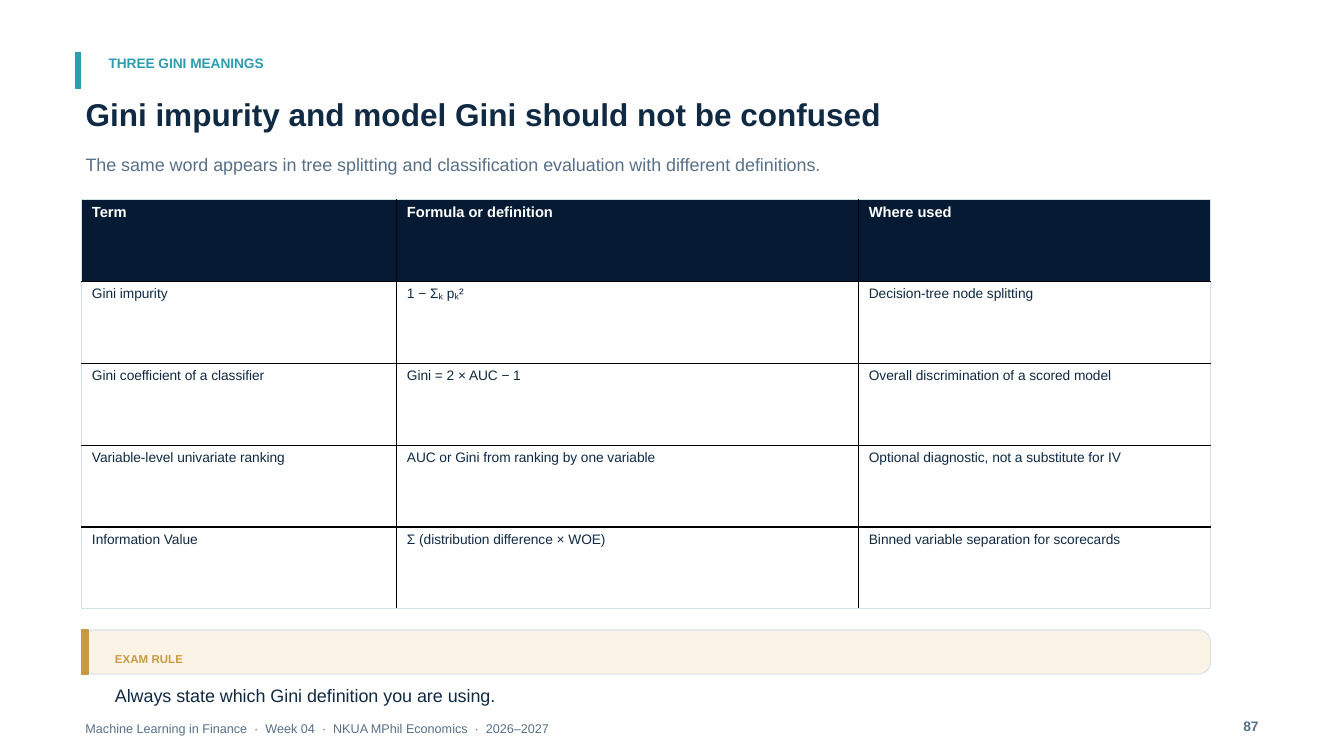
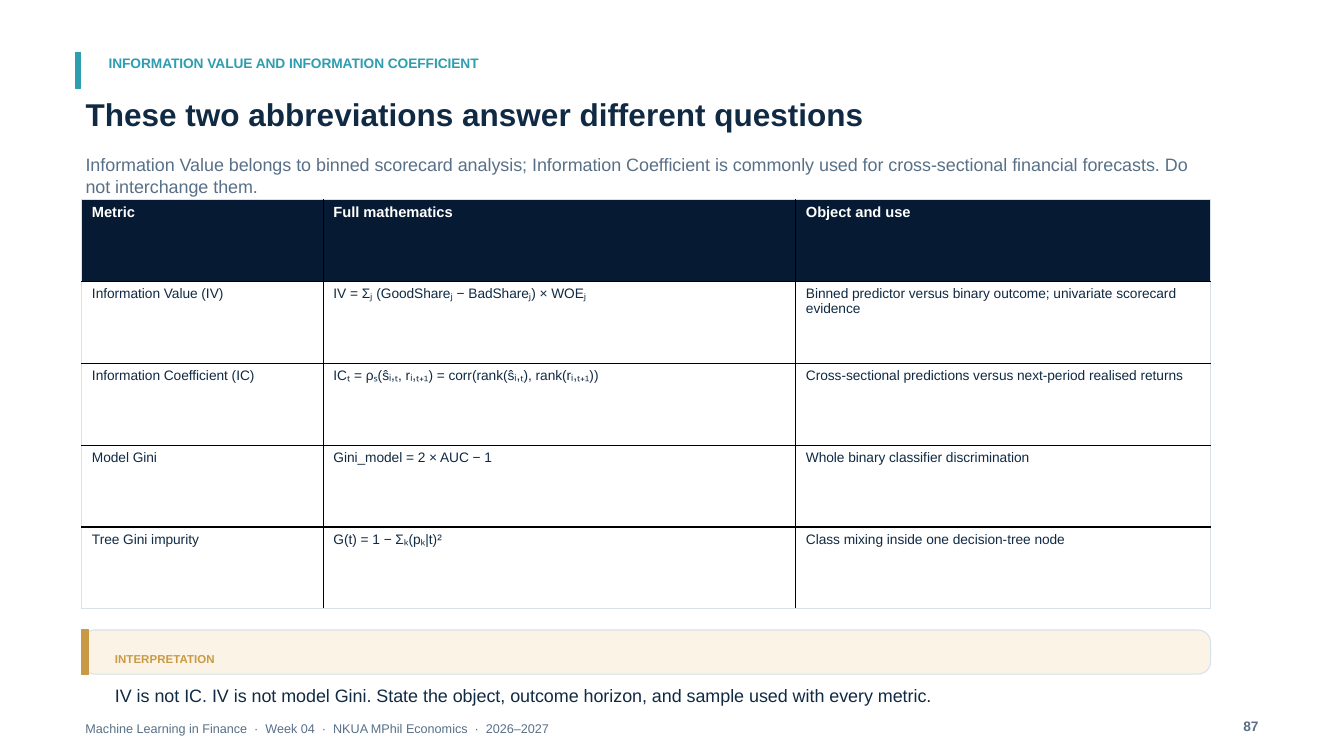
Before and after one commit to fkottas/Teaching-Courses, a slide deck: slide 87 of Machine Learning in Finance/2026-2027/lectures/week-04/slides/Lecture_04_Feature_Engineering_for_Financial_Data_2026-2027.pptx. Drawn at 1344x756 pixels with LibreOffice and Linux fonts; fonts in the diff are those of the drawing. Boxes give left, top, right and bottom in pixels: in the first picture for what was removed or moved away, otherwise in the second. Text is boxed around its words. In the diff, an @@ line names an element or a change of style, - is before the commit and + after.

Commit message:
Refresh Week 4 monitoring visuals, mathematics, and navigation

```diff
--- a/Machine Learning in Finance/2026-2027/lectures/week-04/slides/Lecture_04_Feature_Engineering_for_Financial_Data_2026-2027.pptx
+++ b/Machine Learning in Finance/2026-2027/lectures/week-04/slides/Lecture_04_Feature_Engineering_for_Financial_Data_2026-2027.pptx
@@ text at bbox=[109, 58, 479, 68]: text changed @@
-THREE GINI MEANINGS
+INFORMATION VALUE AND INFORMATION COEFFICIENT
@@ text at bbox=[86, 103, 863, 132]: text changed @@
-Gini impurity and model Gini should not be confused
+These two abbreviations answer different questions
@@ text at bbox=[86, 158, 1188, 197]: text changed @@
-The same word appears in tree splitting and classification evaluation with different definitions.
+Information Value belongs to binned scorecard analysis; Information Coefficient is commonly used for cross-sectional financial forecasts. Do not interchange them.
@@ table at bbox=[82, 200, 1211, 609] @@
-row 1: Term | Formula or definition | Where used
+row 1: Metric | Full mathematics | Object and use
-row 2: Gini impurity | 1 − Σₖ pₖ² | Decision-tree node splitting
+row 2: Information Value (IV) | IV = Σⱼ (GoodShareⱼ − BadShareⱼ) × WOEⱼ | Binned predictor versus binary outcome; univariate scorecard evidence
-row 3: Gini coefficient of a classifier | Gini = 2 × AUC − 1 | Overall discrimination of a scored model
+row 3: Information Coefficient (IC) | ICₜ = ρₛ(ŝᵢ,ₜ, rᵢ,ₜ₊₁) = corr(rank(ŝᵢ,ₜ), rank(rᵢ,ₜ₊₁)) | Cross-sectional predictions versus next-period realised returns
-row 4: Variable-level univariate ranking | AUC or Gini from ranking by one variable | Optional diagnostic, not a substitute for IV
+row 4: Model Gini | Gini_model = 2 × AUC − 1 | Whole binary classifier discrimination
-row 5: Information Value | Σ (distribution difference × WOE) | Binned variable separation for scorecards
+row 5: Tree Gini impurity | G(t) = 1 − Σₖ(pₖ|t)² | Class mixing inside one decision-tree node
@@ text at bbox=[115, 655, 215, 663]: text changed @@
-EXAM RULE
+INTERPRETATION
@@ text at bbox=[115, 689, 931, 706]: text changed @@
-Always state which Gini definition you are using.
+IV is not IC. IV is not model Gini. State the object, outcome horizon, and sample used with every metric.
```
Also in this commit, not shown: 3 other slides changed, 5 slides added, 5 slides removed, 11 other files.
